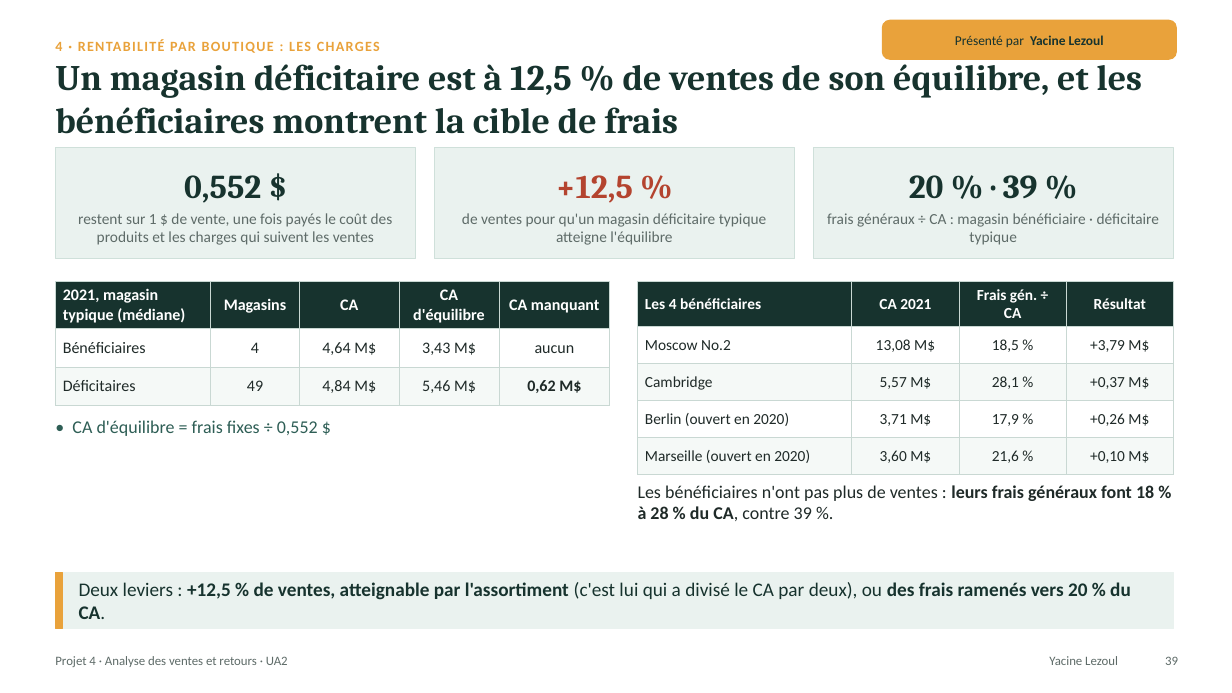
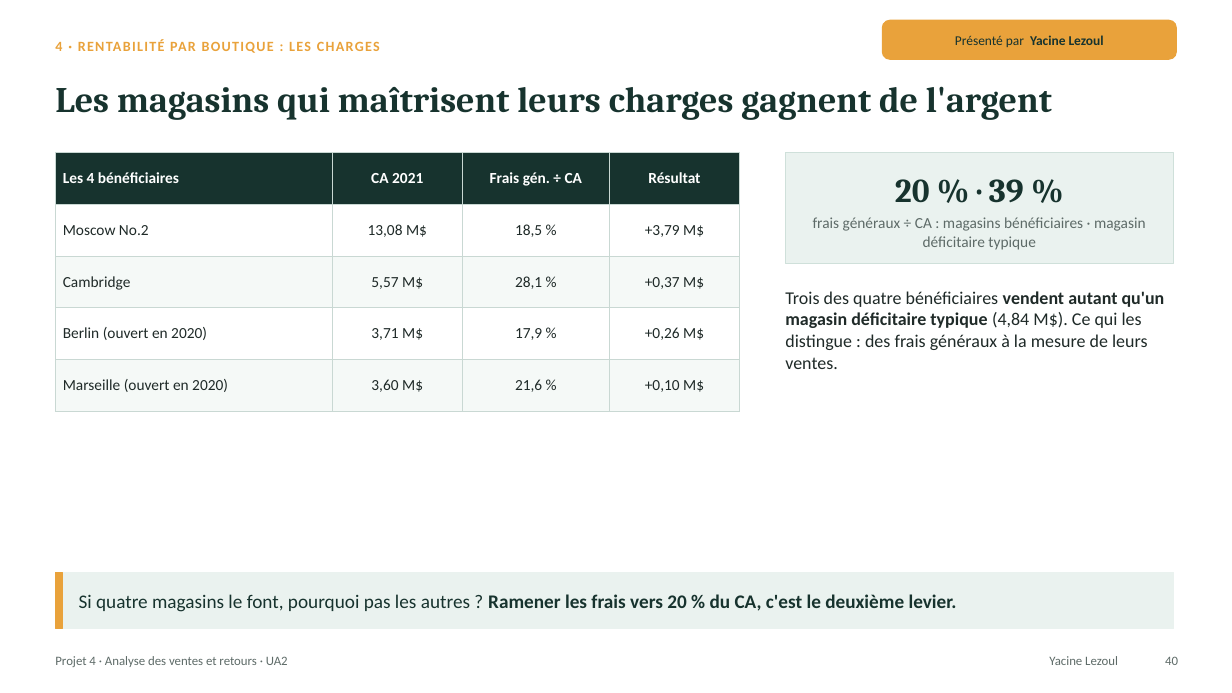
Before and after one commit to lezoul/projet4-contoso, a slide deck: slide 40 of reports/presentations/UA2_presentation_L3_L4.pptx (slide 39 before the commit). Drawn at 1232x693 pixels with LibreOffice and Linux fonts; fonts in the diff are those of the drawing. Boxes give left, top, right and bottom in pixels: in the first picture for what was removed or moved away, otherwise in the second. Text is boxed around its words. In the diff, an @@ line names an element or a change of style, - is before the commit and + after.

Commit message:
UA2 : présentation finale (réponses par question, charges en part du CA, leviers sans double compte, stock dormant bradé pour financer les nouveautés) et rapport L3+L4 corrigé

```diff
--- a/reports/presentations/UA2_presentation_L3_L4.pptx
+++ b/reports/presentations/UA2_presentation_L3_L4.pptx
@@ text at (55,86,1052,120): text changed @@
-Un magasin déficitaire est à 12,5 % de ventes de son équilibre, et les bénéficiaires montrent la cible de frais
+Les magasins qui maîtrisent leurs charges gagnent de l'argent
@@ rectangle removed at (55,148,416,259) @@
@@ rectangle removed at (434,148,795,259) @@
@@ table: place and size @@
-table at (638,282,1174,474)
+table at (55,152,739,411)
@@ text removed at (184,175,261,203) @@
-0,552 $
@@ text removed at (556,175,633,203) @@
-+12,5 %
@@ text "20 % · 39 %": place and size @@
-text "20 % · 39 %" at (909,175,1038,199)
+text "20 % · 39 %" at (895,179,1024,203)
@@ rectangle: place and size @@
-rectangle at (813,148,1174,259)
+rectangle at (786,152,1174,263)
@@ text removed at (78,213,393,245) @@
-restent sur 1 $ de vente, une fois payés le coût des produits et les charges qui suivent les ventes
@@ text removed at (462,213,767,245) @@
-de ventes pour qu'un magasin déficitaire typique atteigne l'équilibre
@@ text at (813,217,1146,250): text changed @@
-frais généraux ÷ CA : magasin bénéficiaire · déficitaire typique
+frais généraux ÷ CA : magasins bénéficiaires · magasin déficitaire typique
@@ table removed at (55,282,610,439), 3 rows, 5 columns @@
-2021, magasin typique (médiane) | Magasins | CA | CA d'équilibre | CA manquant
-Bénéficiaires | 4 | 4,64 M$ | 3,43 M$ | aucun
-Déficitaires | 49 | 4,84 M$ | 5,46 M$ | 0,62 M$
@@ text at (785,291,1165,369): text changed @@
-Les bénéficiaires n'ont pas plus de ventes : leurs frais généraux font 18 % à 28 % du CA, contre 39 %.
+Trois des quatre bénéficiaires vendent autant qu'un magasin déficitaire typique (4,84 M$). Ce qui les distingue : des frais généraux à la mesure de leurs ventes.
@@ text removed at (72,420,318,436) @@
-• CA d'équilibre = frais fixes ÷ 0,552 $
@@ text at (79,594,957,612): text changed @@
-Deux leviers : +12,5 % de ventes, atteignable par l'assortiment (c'est lui qui a divisé le CA par deux), ou des frais ramenés vers 20 % du CA.
+Si quatre magasins le font, pourquoi pas les autres ? Ramener les frais vers 20 % du CA, c'est le deuxième levier.
@@ text at (1165,656,1178,665): text changed @@
-39
+40
```
Also in this commit, not shown: 8 other slides changed, 2 slides removed, 1 other file.
